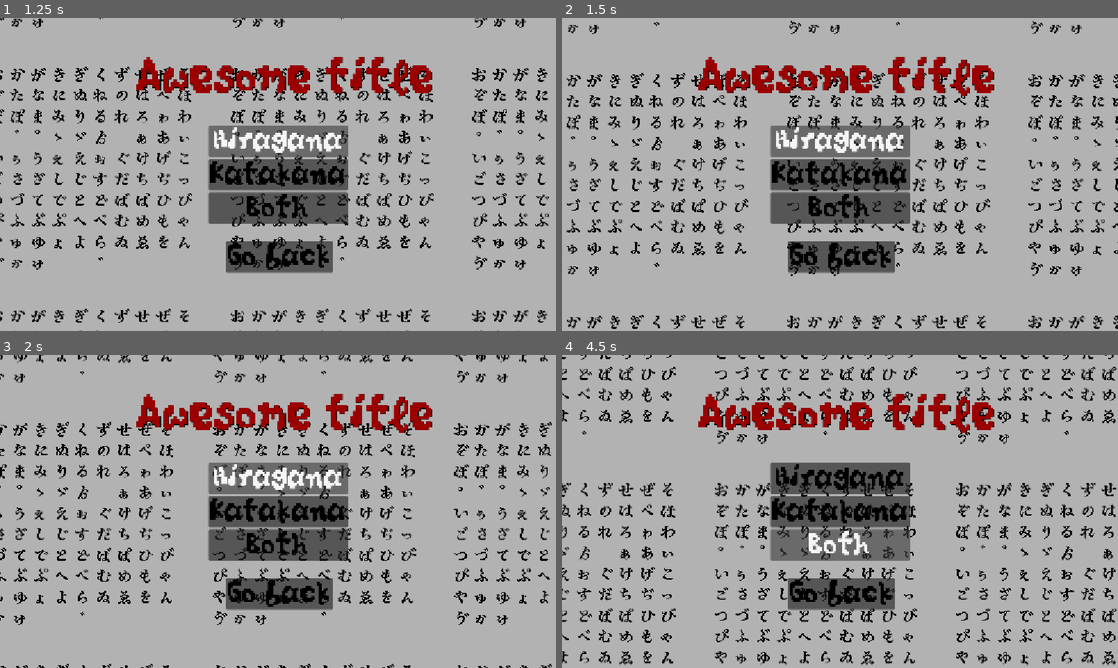
Above: before the commit, frames 1-4 (two rows, left to right).
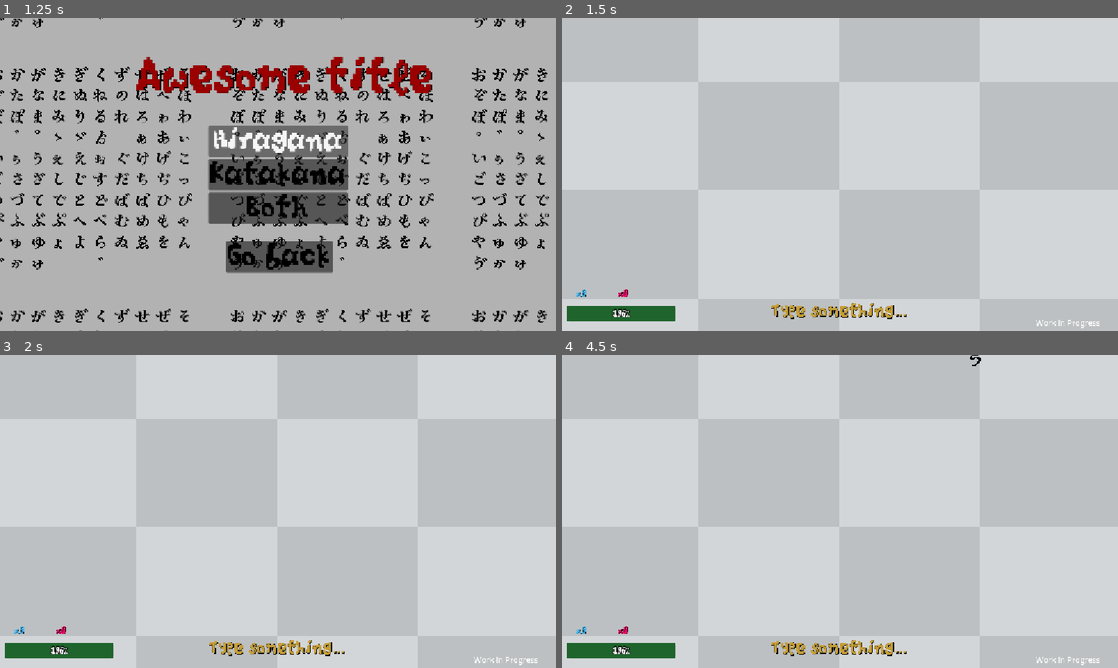
Above: after the commit, the same moments.

Repository: 6iovani/KanaGame
Game: Godot game, scene res://main_menu.tscn
The game is run twice, just before and just after one commit, with the same random seed, the same clock (stepped at 60 frames per second) and the same inputs.
Inputs (mouse positions are in pixels of both pictures, inside the frame that each line leads up to):
- Up to frame 1 (1.25 s): click "Play" at 0.5 s
- Up to frame 2 (1.5 s): click "Hiragana" at 1.25 s
- Up to frame 3 (2 s): no input
- Up to frame 4 (4.5 s): click (840, 511) at 2 s, where only the run before the commit has a clickable "Katakana"; click (840, 592) at 2.75 s, where only the run before the commit has a clickable "Go back"; click (840, 477) at 3.5 s, where only the run before the commit has a clickable "Play"; click (840, 545) at 4.25 s, where only the run before the commit has a clickable "Both"

Frame 1 is identical in both runs. In frame 2, 60% of the frame differs, in the area x 0-100%, y 0-100%; in frame 3, 60%; in frame 4, 62%.

Commit message:
not playable right now. reworking project flow with global file

Diff:
--- /dev/null
+++ b/GameState.gd
@@ -0,0 +1,3 @@
+extends Node
+
+var selected_mode:String
--- a/Main.tscn
+++ b/Main.tscn
@@ -9,7 +9,8 @@
 script/source = "extends Node2D
 
 @onready var player = $player
-@onready var global_kana = $kana
+@onready var select_mode = $kana
+
 
 var pass_counter:int
 var fail_counter:int
@@ -19,6 +20,7 @@
 func _ready() -> void:
 	player.press_enter.connect(_on_enter_pressed)
 	player.player_death.connect(_on_player_death)
+	print(\"Selected mode: \", GameState.selected_mode)
 
 
 func _on_enter_pressed(input: String) -> void:
@@ -61,6 +63,11 @@
 		print(\"max speed reached\")
 
 
+
+
+func _on_main_menu_mode_selected(x: String) -> void:
+	print(x)
+
 "
 
 [node name="Main" type="Node2D" unique_id=1055501840]
--- a/main_menu.gd
+++ b/main_menu.gd
@@ -1,5 +1,6 @@
 extends Control
 
+signal mode_selected(mode:String)
 
 func _on_play_button_pressed()-> void:
 	print("pressed play")
@@ -23,11 +24,20 @@
 
 
 func _on_hiragana_button_pressed() -> void:
-	pass # Replace with function body.
+	print("hiragana button pressed")
+
+	mode_selected.emit("hiragana")
+	GameState.selected_mode = "hiragana"
+
+	get_tree().change_scene_to_file("res://Main.tscn")
+
+
+
+
 
 
 func _on_katakana_button_pressed() -> void:
-	pass # Replace with function body.
+	pass
 
 
 func _on_both_modes_button_pressed() -> void:
--- a/project.godot
+++ b/project.godot
@@ -15,6 +15,10 @@
 config/features=PackedStringArray("4.6", "Forward Plus")
 config/icon="res://other assets/icon.svg"
 
+[autoload]
+
+GameState="*uid://bi8txuthvvgw7"
+
 [display]
 
 window/stretch/mode="canvas_items"
Not shown, added: GameState.gd.uid
